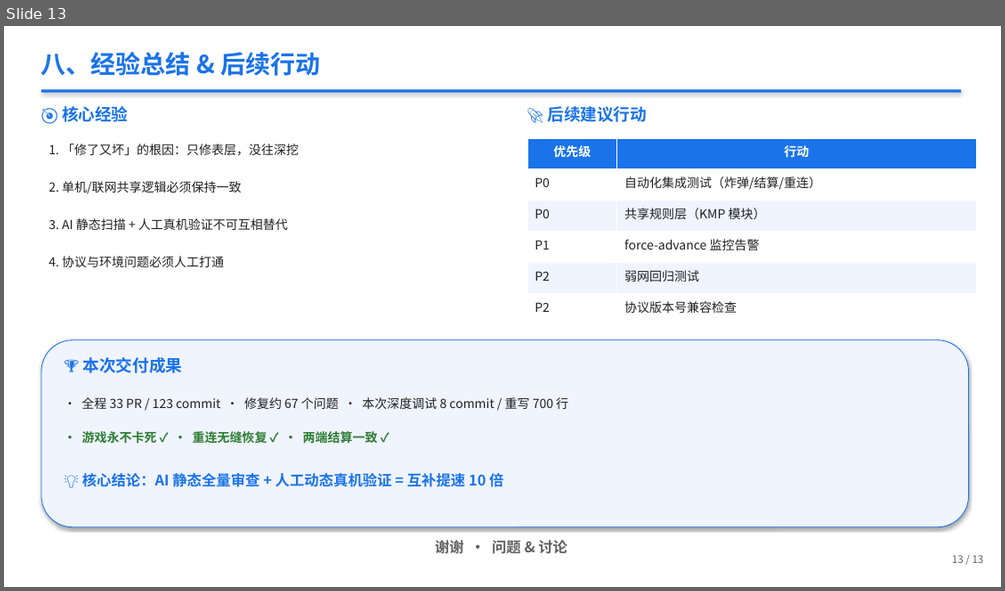
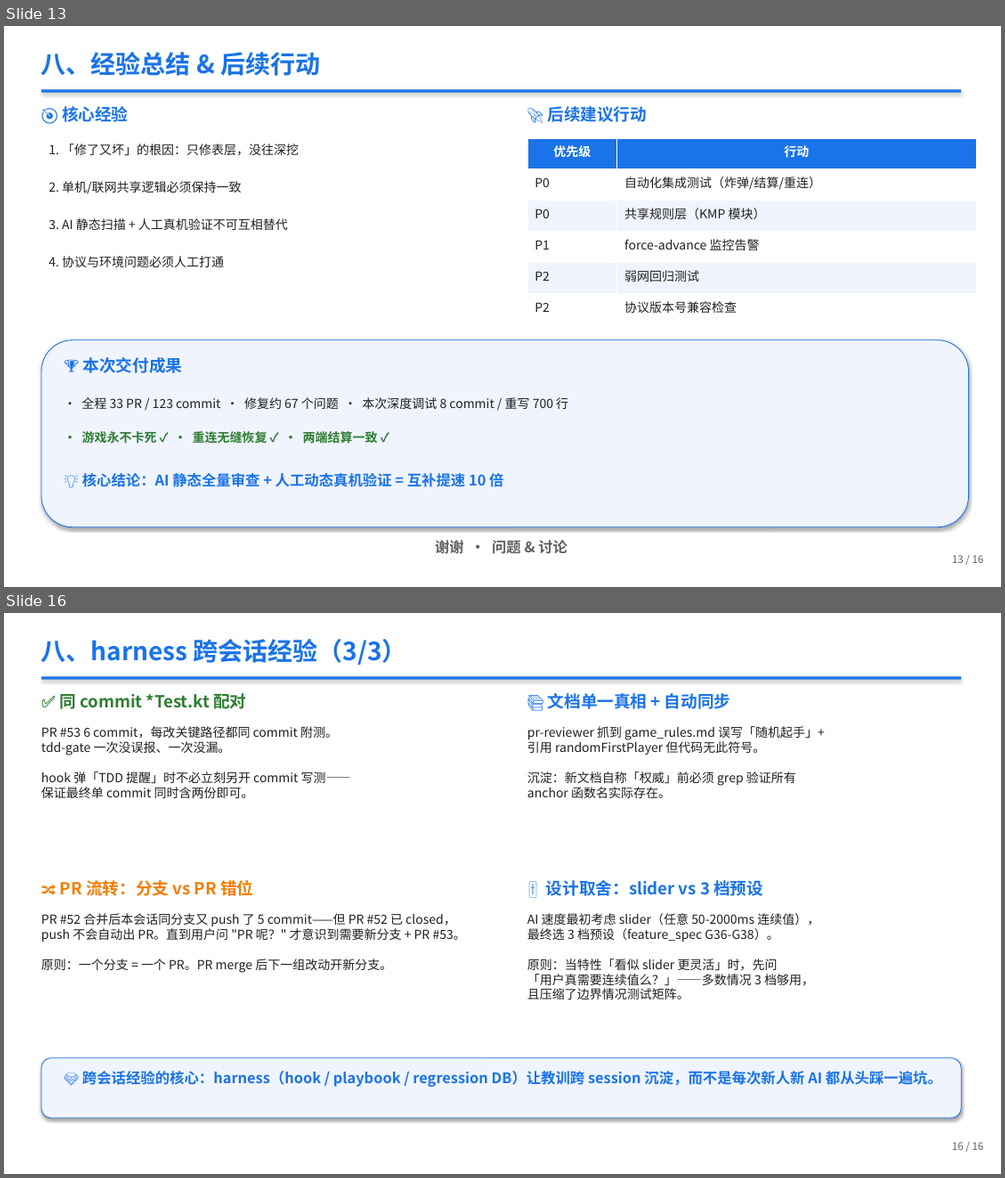
Before and after one commit to berming/AndroidAPP, a slide deck: docs/dev_summary.pptx. Shown one above the other, each under a label of ours: slide 13 before the commit, slides 13 and 16 after it; the slides between them are not shown. The pictures are 1005x591 and 1005x1178 pixels, drawn with LibreOffice and Linux fonts; fonts in the diff are those of the drawing. Boxes give left, top, right and bottom in pixels: in the first picture for what was removed or moved away, otherwise in the second. Text is boxed around its words. In the diff, an @@ line names an element or a change of style, - is before the commit and + after.

```diff
--- a/docs/dev_summary.pptx
+++ b/docs/dev_summary.pptx
@@ slide 16 added at (4, 613, 1001, 1174), background #FFFFFF @@
@@ text added at (41, 639, 407, 665), 24 pt, text #1A73E8, bold @@
+八、harness 跨会话经验（3/3）
@@ rectangle added at (41, 676, 961, 680), fill #1A73E8 @@
@@ text added at (59, 693, 246, 709), 16 pt, text #2E7D32, bold @@
+✅ 同 commit *Test.kt 配对
@@ text added at (548, 693, 730, 709), 16 pt, text #1A73E8, bold @@
+📚 文档单一真相 + 自动同步
@@ text added at (41, 726, 351, 798), 12 pt, text #202020 @@
+PR #53 6 commit，每改关键路径都同 commit 附测。
+tdd-gate 一次没误报、一次没漏。
+hook 弹「TDD 提醒」时不必立刻另开 commit 写测——
+保证最终单 commit 同时含两份即可。
@@ text added at (527, 726, 825, 798), 12 pt, text #202020 @@
+pr-reviewer 抓到 game_rules.md 误写「随机起手」+
+引用 randomFirstPlayer 但代码无此符号。
+沉淀：新文档自称「权威」前必须 grep 验证所有
+anchor 函数名实际存在。
@@ text added at (60, 880, 253, 896), 16 pt, text #F57C00, bold @@
+🔀 PR 流转：分支 vs PR 错位
@@ text added at (546, 880, 763, 896), 16 pt, text #1A73E8, bold @@
+🎚️ 设计取舍：slider vs 3 档预设
@@ text added at (41, 913, 466, 973), 12 pt, text #202020 @@
+PR #52 合并后本会话同分支又 push 了 5 commit——但 PR #52 已 closed，
+push 不会自动出 PR。直到用户问 "PR 呢？" 才意识到需要新分支 + PR #53。
+原则：一个分支 = 一个 PR。PR merge 后下一组改动开新分支。
@@ text added at (527, 913, 819, 999), 12 pt, text #202020 @@
+AI 速度最初考虑 slider（任意 50-2000ms 连续值），
+最终选 3 档预设（feature_spec G36-G38）。
+原则：当特性「看似 slider 更灵活」时，先问
+「用户真需要连续值么？」——多数情况 3 档够用，
+且压缩了边界情况测试矩阵。
@@ rounded rectangle added at (41, 1058, 961, 1118), fill #F0F4FF, outline #1A73E8 0.75 pt @@
@@ text added at (82, 1070, 942, 1086), 14 pt, text #1A73E8, bold @@
+💎 跨会话经验的核心：harness（hook / playbook / regression DB）让教训跨 session 沉淀，而不是每次新人新 AI 都从头踩一遍坑。
@@ text added at (952, 1142, 984, 1150), 10 pt, text #606060 @@
+16 / 16
@@ slide 13 changed as well @@
@@ text at (952, 555, 984, 563): text changed @@
-13 / 13
+13 / 16
```
Also in this commit, not shown: 11 other slides changed, 2 other slides added, 2 other files.
